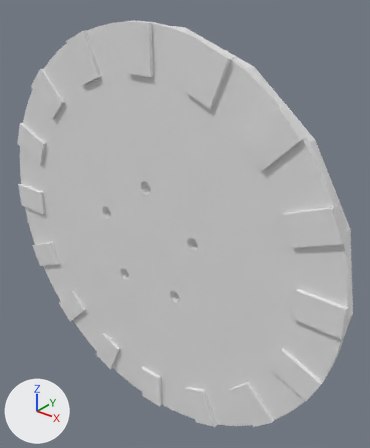
Before and after pictures for a commit that changed the OBJ model public/h-shape/magnet-jig.obj.
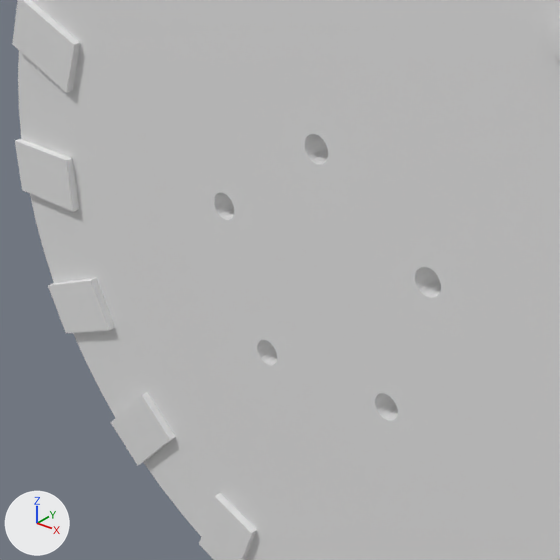
Old and new are each drawn whole from a 50 mm lens placed at (340.0, -375.0, 263.0), pointed at (24.0, 20.0, 18.0) and again close up on the part from 3% to 67% of the width and 28% to 81% of the height. The lights are fixed; the arrows at lower left show +X, +Y and +Z. Where no turn or scale is listed for an object, it has been applied to the vertices.

The older version as bpy lines, for what is in view:
```python
me_rotor_disk_back = bpy.data.meshes.new('Rotor_Disk_Back')
me_rotor_disk_back.from_pydata(...)  # 252 vertices, 524 faces; spans x -225.0..225.0, y -10.0..0.0, z -222.0..222.0
me_rotor_magnetjig = bpy.data.meshes.new('Rotor_MagnetJig')
me_rotor_magnetjig.from_pydata(...)  # 372 vertices, 760 faces; spans x -224.0..224.0, y -16.0..-10.0, z -224.0..224.0
me_rotor_magnets = bpy.data.meshes.new('Rotor_Magnets')
me_rotor_magnets.from_pydata(...)  # 128 vertices, 192 faces; spans x -225.0..225.0, y -20.0..-10.0, z -225.0..225.0
ob_rotor_disk_back = bpy.data.objects.new('Rotor_Disk_Back', me_rotor_disk_back)
ob_rotor_disk_back.location = (0.0, 0.0, 0.0)
ob_rotor_magnetjig = bpy.data.objects.new('Rotor_MagnetJig', me_rotor_magnetjig)
ob_rotor_magnetjig.location = (0.0, 0.0, 0.0)
ob_rotor_magnets = bpy.data.objects.new('Rotor_Magnets', me_rotor_magnets)
ob_rotor_magnets.location = (0.0, 0.0, 0.0)
```
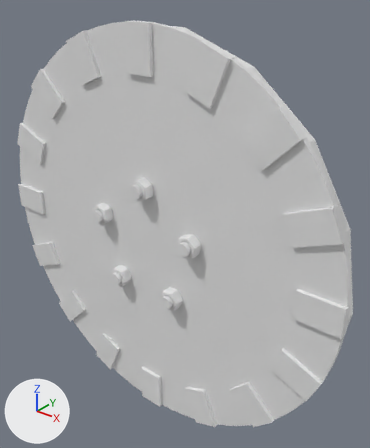
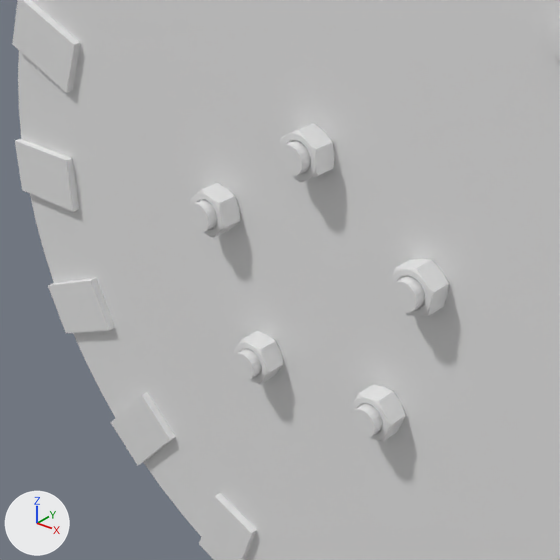
Pixel boxes [x1, y1, x2, y2] of what changed, in the close-ups (560 x 560 px):
'Nuts', added: after [190, 123, 449, 442]
'Bolts', added: after [188, 141, 425, 437]

What the commit changed:
Mesh me_nuts is new.
It has 630 vertices, 1260 faces and spans x -73.5..73.5, y -27.8..-16.0, z -63.8..77.2.
Mesh me_bolts is new.
It has 530 vertices, 1040 faces and spans x -73.5..73.5, y -32.5..11.8, z -63.8..77.2.
Object 'Nuts' (ob_nuts) is new; it shows me_nuts.
Its location is (0.0, 0.0, 0.0).
Object 'Bolts' (ob_bolts) is new; it shows me_bolts.
Its location is (0.0, 0.0, 0.0).
